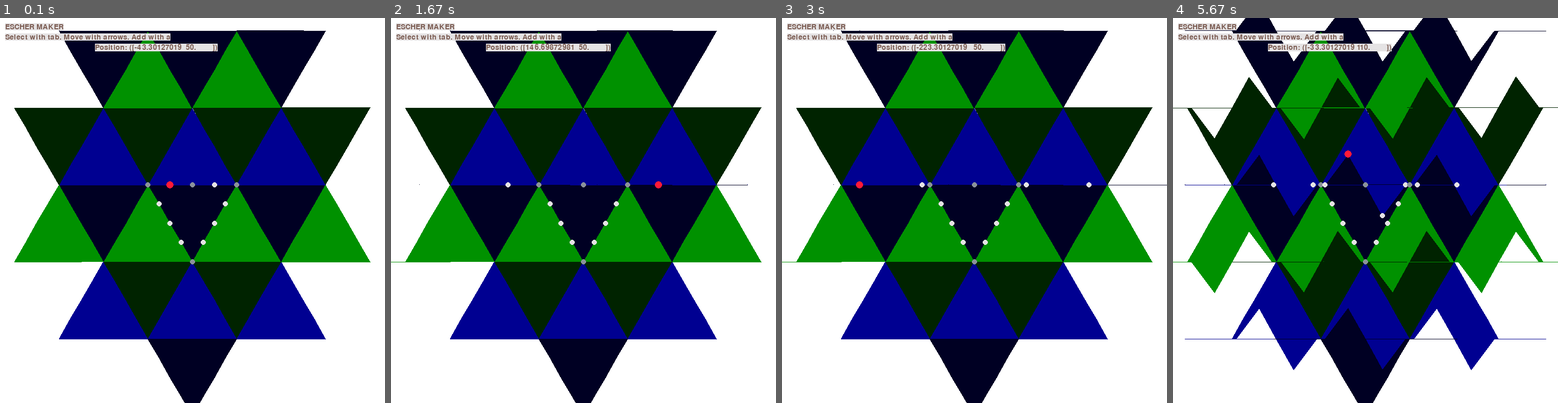
Above: before the commit, frames 1-4 (left to right).
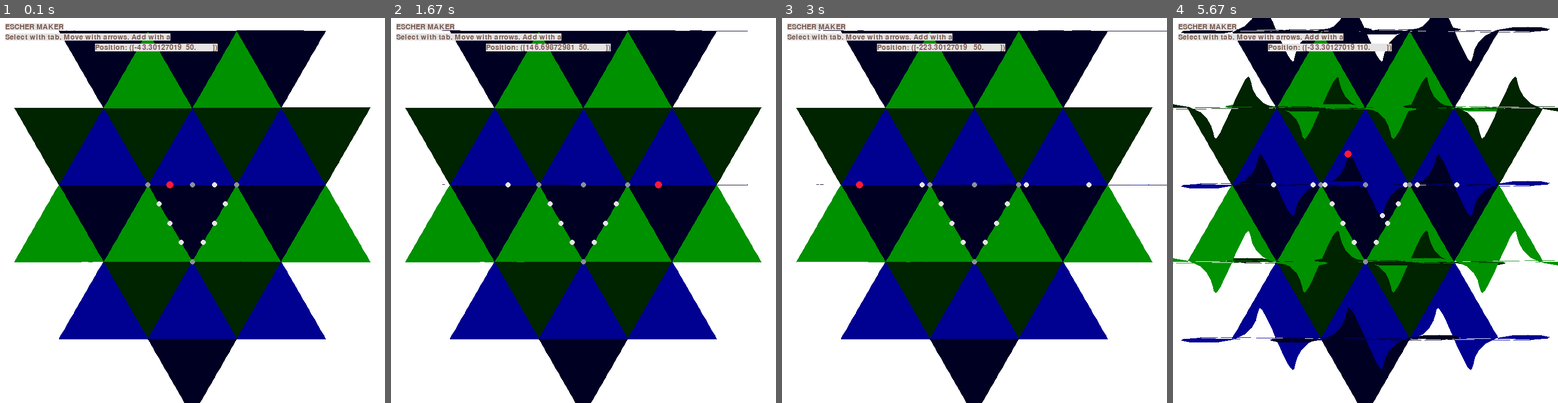
Above: after the commit, the same moments.

Repository: TripleDotDaniel/Escher-maker
Game: pygame game, started from escher-pygame-multishape.py
Two runs of this game, one before a commit and one after it. Both use one fixed random seed, a clock stepped at 60 frames per second and the inputs below.
Inputs:
- Up to frame 1 (0.1 s): no input
- Up to frame 2 (1.67 s): hold Right 0.33-0.8 s; hold Left 0.83-1.13 s; hold Right 1.17-1.63 s
- Up to frame 3 (3 s): hold Left 1.67-2.2 s; tap A at 1.82 s; hold Left 2.23-2.53 s; hold Left 2.57-2.97 s
- Up to frame 4 (5.67 s): hold Right 3-3.37 s; tap A at 3.15, 4.62 s; hold Right 3.4-4.03 s; hold Left 4.07-4.43 s; hold Left 4.47-4.93 s; hold Right 4.97-5.43 s; hold Up from 5.47 s (still down)

The runs differ from the first frame. In frame 1, 0.2% of the frame differs, in the area x 3-96%, y 3-100%; in frame 2, 0.3%; in frame 3, 0.3%; in frame 4, 6.3%, in the area x 0-100%, y 0-100%.

Commit message:
added smooth curves option

Diff:
--- a/escher-pygame-multishape.py
+++ b/escher-pygame-multishape.py
@@ -32,6 +32,7 @@
 @attr.s()
 class Segment(object):
     nodes = attr.ib()
+    index_side = attr.ib()
     angle = attr.ib(default=0)
     dist_for_center = attr.ib(default=1)
 
@@ -59,15 +60,17 @@
         if self.flip_x:
             self.segment_linked.nodes.reverse()
 
-        # index_segment_linked = shape.segments.index(self.segment_linked)
-        # shape.segments[(index_segment_linked - 1) % len(shape.segments)].nodes[-1] = self.segment_linked.nodes[0]
-        # shape.segments[(index_segment_linked + 1) % len(shape.segments)].nodes[0] = self.segment_linked.nodes[-1]
+        # update shared notes in neighboring segments
+        index_segment_linked = shape.segments.index(self.segment_linked)
+        shape.segments[(index_segment_linked - 1) % len(shape.segments)].nodes[-1] = self.segment_linked.nodes[0]
+        shape.segments[(index_segment_linked + 1) % len(shape.segments)].nodes[0] = self.segment_linked.nodes[-1]
 
 
 @attr.s()
 class Shape(object):
     segments = attr.ib()
     links = attr.ib()
+    smoothed_curves = attr.ib(default=False)
 
     def __str__(self):
         output = ""
@@ -77,10 +80,6 @@
             output += f"Link {i}: {link}\n"
         return output
 
-    def get_coordinates(self):
-        coordinates = np.array([node.pos for node in self.get_nodes()])
-        return coordinates
-
     def get_nodes(self):
         # exclude every last node in segment to prevent overlap
         return [node
@@ -90,8 +89,23 @@
     def get_movable_nodes(self):
         return [node for node in self.get_nodes() if node.movable]
 
+    def get_coordinates(self):
+        if self.smoothed_curves:
+            return self.get_smooth_coordinates()
+
+        return np.array([node.pos for node in self.get_nodes()])
+
+    def get_smooth_coordinates(self):
+        smooth_coordinates = []
+        for index_side in range(int(len(self.segments) / 2)):
+            nodes0 = self.segments[2 * index_side].nodes
+            nodes1 = self.segments[2 * index_side + 1].nodes
+            nodes_side = nodes0 + nodes1[1:]
+            print()
+            smooth_coordinates.append(smooth_curve(np.array([node.pos for node in nodes_side])))
+        return np.concatenate(smooth_coordinates)
+
     def print_coordinates(self):
-        print([id(node) for node in self.get_nodes()])
         pprint.pp(self.get_coordinates())
 
     def move_node(self, node, movement=None, position=None):
@@ -134,7 +148,7 @@
     return np.array(((c, s), (-s, c)))
 
 
-def create_polygon(combination=None, size=1, nodes_per_segment=3):
+def create_polygon(combination=None, size=1, nodes_per_segment=3, smoothed_curves=False):
     if combination is None:
         combination = [2, 3, 0, 1]
     nr_sides = len(combination)
@@ -161,7 +175,8 @@
             index_nodes = [(index_segment * (nodes_per_segment - 1) + i) % len(nodes) for i in range(nodes_per_segment)]
             segments.append(Segment(nodes=[nodes[i] for i in index_nodes],
                                     angle=angle,
-                                    dist_for_center=size / 2))
+                                    dist_for_center=size / 2,
+                                    index_side=index_side))
 
     # create links
     links = []
@@ -195,7 +210,7 @@
                               flip_x=False,
                               flip_y=True))
 
-    return Shape(segments=segments, links=links)
+    return Shape(segments=segments, links=links, smoothed_curves=smoothed_curves)
 
 
 def move_points(points, actions):
@@ -214,18 +229,19 @@
     return points
 
 
-def smooth_curve(points, nr_of_subdivisions=5):
+def smooth_curve(points, nr_of_subdivisions=5, close_loop=False):
     # based on https://stackoverflow.com/a/27650158
     nr_of_points = len(points)
-    x = np.concatenate([points[-3:-1, 0], points[:, 0], points[1:3, 0]])
-    y = np.concatenate([points[-3:-1, 1], points[:, 1], points[1:3, 1]])
+    if close_loop:
+        x = np.concatenate([points[-3:-1, :], points, points[1:3, :]])
+        ti = np.linspace(2, nr_of_points + 1, nr_of_subdivisions * nr_of_points)
+    else:
+        x = points
+        ti = np.linspace(0, nr_of_points - 1, nr_of_subdivisions * nr_of_points)
 
     t = np.arange(len(x))
-    ti = np.linspace(2, nr_of_points + 1, nr_of_subdivisions * nr_of_points)
-
-    xi = interp1d(t, x, kind='cubic')(ti)
-    yi = interp1d(t, y, kind='cubic')(ti)
-    return np.array([xi, yi]).T
+    xi = interp1d(t, x, axis=0, kind='cubic', fill_value='extrapolate')(ti)
+    return np.array(xi)
 
 
 def pygame_draw_pattern(screen, pattern, shape, tile_color=np.array([0, 0, 256.0]),
@@ -260,10 +276,11 @@
 # combination = [-4, 1, -5, -1, -3, 5]
 size_shape = 100
 nr_of_tiles = 25
+smoothed_curves = True
 
 # Create pattern and shape
 pattern = make_pattern(combination, size=size_shape, nr_of_tiles=nr_of_tiles)
-shape = create_polygon(combination=combination, size=size_shape)
+shape = create_polygon(combination=combination, size=size_shape, smoothed_curves=smoothed_curves)
 
 # Pygame
 pygame.init()
